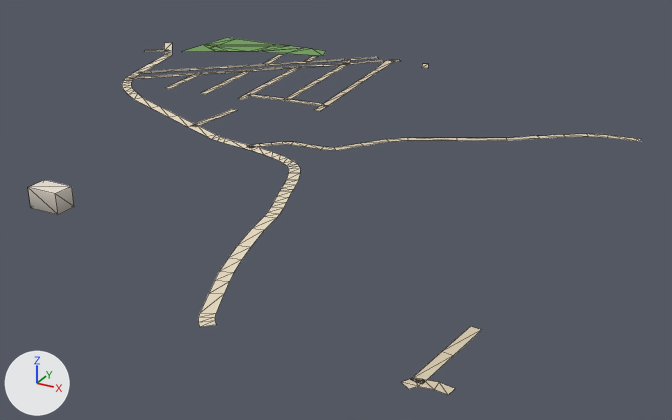
The glTF model public/assets/bengaluru-region-v1/tiles/t9_-27-l1.glb, before and after one commit.
Both versions are drawn from a 50 mm camera at (5118.0, -13812.0, 233.0) aimed at (4807.0, -13246.0, -50.0). The lights are fixed; the arrows at lower left show +X, +Y and +Z. The picture after the commit comes second. Mesh edges are drawn as thin lines.

In view in the first picture: 'building', 'ground'.
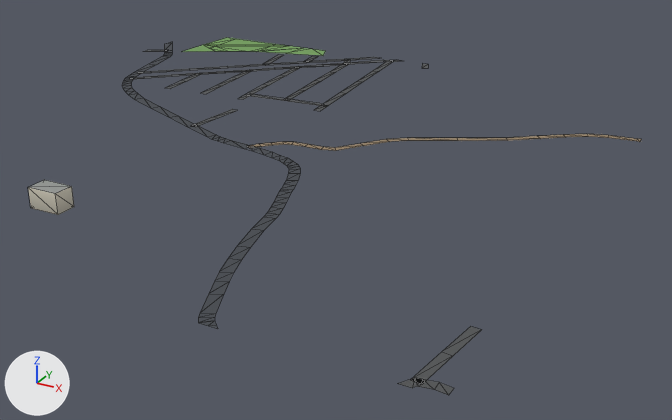
Changed parts and their boxes [x1, y1, x2, y2] in the pictures (672 x 420 px; the box of a moved part takes in the faces that stretch with it):
'ground', reshaped
    before: [122, 37, 641, 395]
    after: [122, 37, 642, 395]
part 1 of me_building, recoloured (darker)
    both: [28, 180, 72, 197]
part 2 of me_ground, reshaped
    both: [347, 57, 428, 71]
part 3 of me_ground, reshaped
    before: [145, 43, 172, 51]
    after: [146, 42, 172, 51]
part 4 of me_ground, reshaped
    before: [199, 321, 216, 327]
    after: [200, 321, 218, 329]
part 5 of me_ground, moved or reshaped
    before: [401, 378, 422, 389]
    after: [398, 378, 423, 388]
part 6 of me_ground, recoloured
    both: [122, 44, 641, 395]

Edits to the bpy script that builds the scene:
```text
Change me_building:
    remove me_building.from_pydata(...)  # 8 vertices, 10 faces; spans x 193.2..215.9, y 65.0..79.5, z 0.0..14.0
    add me_building.from_pydata(...)  # 8 vertices, 12 faces; spans x 193.2..215.9, y 65.0..79.5, z 0.0..14.0
    me_building part 1: 10 kept faces spanning x 193.2..215.9, y 65.0..79.5, z 0.0..14.0 get new vertex colours
    edits to the shape of me_building do not show in these pictures
Change me_ground:
    verts and faces of me_ground; kept vertices keep their numbers, new ones are numbered from 308
    remove me_ground.from_pydata(...)  # 308 vertices, 270 faces; spans x -3.0..500.0, y -3.0..502.0, z 1.0
    add me_ground.from_pydata(...)  # 314 vertices, 276 faces; spans x 0.0..500.0, y 0.0..500.0, z 1.0
    me_ground part 2
    add delete_vertices([14, 15])  # with the faces that use them
    add verts[16] = (247.0, 500.0, 1.0)  # moved
    add verts[17] = (239.0, 500.0, 1.0)  # moved, pixel (396, 59)
    add verts[47] = (233.0, 490.0, 1.0)  # moved, pixel (386, 61)
    add verts[46] = (239.0, 497.0, 1.0)  # moved, pixel (394, 60)
    add verts[120] = (273.0, 500.0, 1.0)  # moved, pixel (428, 64)
    add verts[121] = (266.0, 500.0, 1.0)  # moved, pixel (422, 63)
    add verts[308] = (214.0, 500.0, 1.0)  # pixel (373, 56)
    add verts[309] = (221.0, 499.0, 1.0)  # pixel (379, 58)
    add verts[310] = (220.0, 500.0, 1.0)  # pixel (379, 57)
    add verts[311] = (223.0, 500.0, 1.0)
    add faces += [(12, 13, 308), (13, 309, 308), (308, 309, 310), (309, 311, 310)]
    me_ground part 3
    add delete_vertices([151, 296])  # with the faces that use them
    add verts[297] = (0.0, 407.0, 1.0)  # moved
    add verts[312] = (0.0, 455.0, 1.0)  # pixel (172, 41)
    add verts[313] = (0.0, 448.0, 1.0)  # pixel (168, 43)
    add verts[314] = (0.0, 442.0, 1.0)  # pixel (164, 44)
    add verts[318] = (0.0, 414.0, 1.0)  # pixel (147, 50)
    add faces += [(150, 312, 313), (150, 313, 314), (150, 314, 153), (295, 318, 297)]
    me_ground part 4
    add delete_vertices([255])  # with the faces that use them
    add verts[315] = (371.0, 0.0, 1.0)  # pixel (198, 322)
    add verts[316] = (376.0, 0.0, 1.0)  # pixel (208, 325)
    add verts[317] = (382.0, 0.0, 1.0)  # pixel (217, 328)
    add faces += [(252, 253, 315), (252, 315, 316), (252, 316, 254), (254, 316, 317)]
    me_ground part 5
    add delete_vertices([*range(304, 308)])  # with the faces that use them
    add verts[319] = (482.0, 8.0, 1.0)  # pixel (414, 377)
    add verts[320] = (485.0, 2.0, 1.0)  # pixel (417, 386)
    add verts[321] = (484.0, 0.0, 1.0)  # pixel (412, 388)
    add verts[322] = (477.0, 0.0, 1.0)  # pixel (397, 383)
    add faces += [(302, 303, 319), (302, 319, 320), (319, 321, 320), (319, 322, 321)]
    me_ground part 6: 236 kept faces spanning x 0.0..500.0, y 0.0..500.0, z 1.0 get new vertex colours; the middle colour goes from beige #e9dcc3 to dark grey #45494f
```
